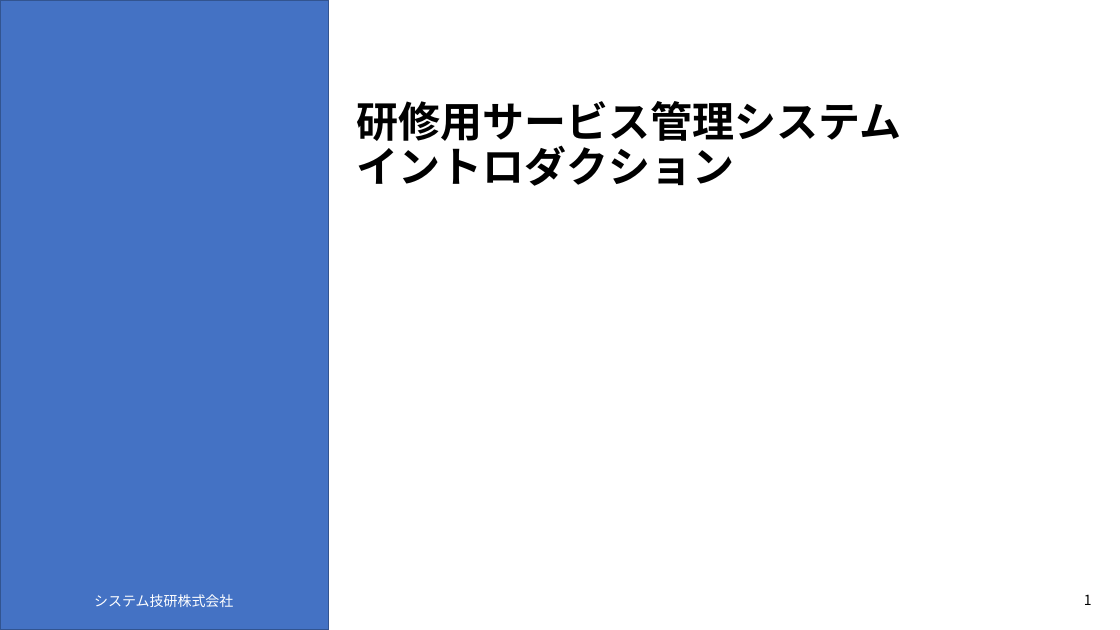
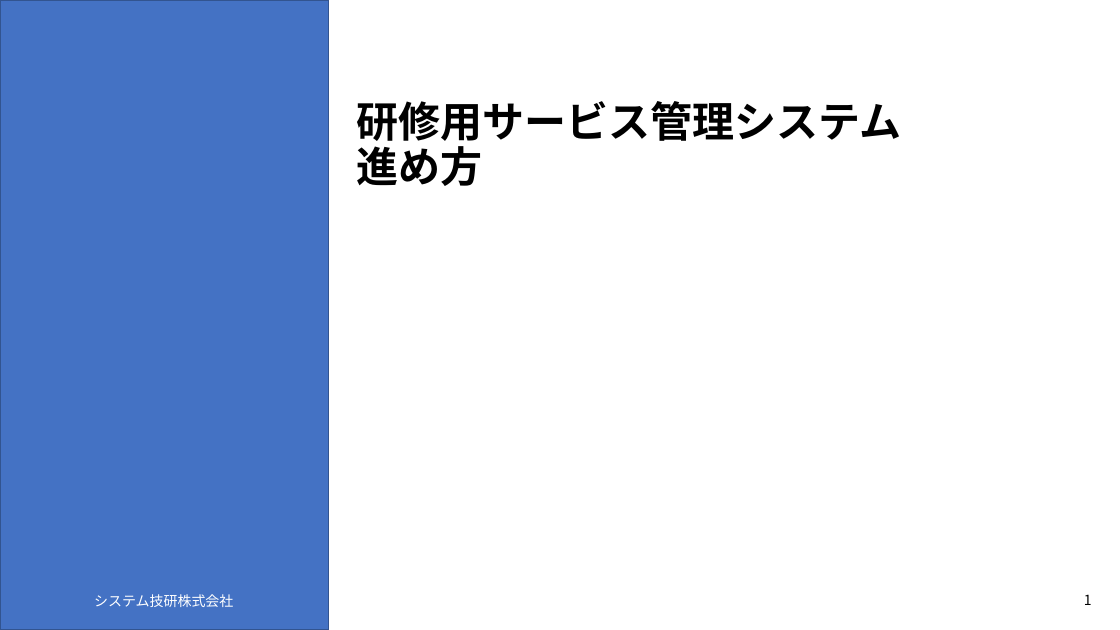
Before and after one commit to yukkeorg/JavaTraining, a slide deck: slide 1 of 03_webapp/docs/!イントロダクション.pptx. Drawn at 1120x630 pixels with LibreOffice and Linux fonts; fonts in the diff are those of the drawing. Boxes give left, top, right and bottom in pixels: in the first picture for what was removed or moved away, otherwise in the second. Text is boxed around its words. In the diff, an @@ line names an element or a change of style, - is before the commit and + after.

```diff
--- a/03_webapp/docs/!イントロダクション.pptx
+++ b/03_webapp/docs/!イントロダクション.pptx
@@ title at (357,101,902,186): text changed @@
-研修用サービス管理システム
-イントロダクション
+研修用サービス管理システム
+進め方
```
Also in this commit, not shown: 1 other slide changed, 1 slide added.
